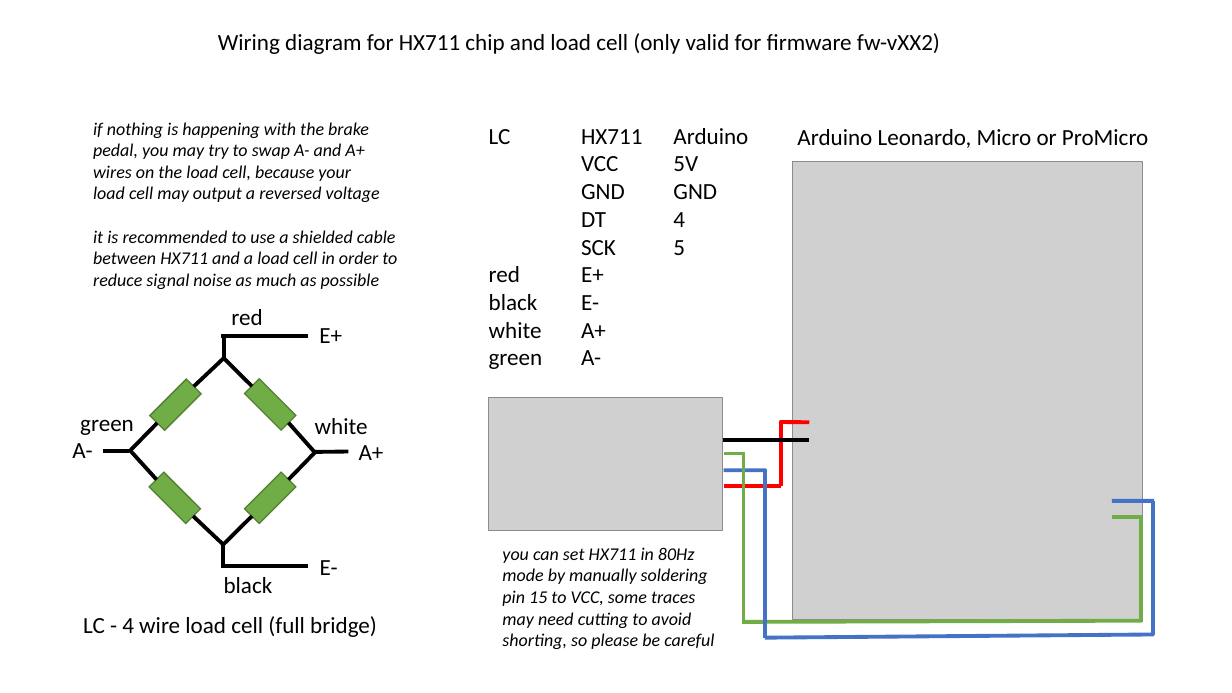
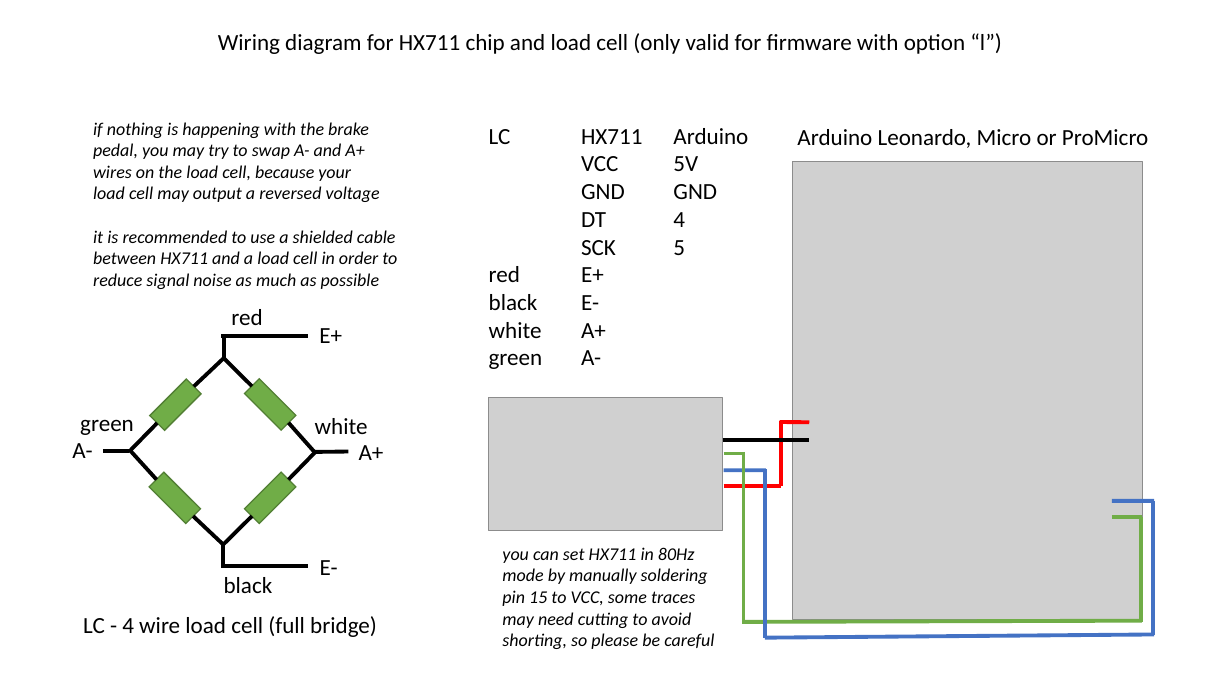
Before and after one commit to ranenbg/Arduino-FFB-wheel, a slide deck: slide 1 of brWheel_my/wirings/HX711_load_cell_wiring_diagram.pptx. Drawn at 1232x693 pixels with LibreOffice and Linux fonts; fonts in the diff are those of the drawing; grey boxes stand for pictures. Boxes give left, top, right and bottom in pixels: in the first picture for what was removed or moved away, otherwise in the second. Text is boxed around its words. In the diff, an @@ line names an element or a change of style, - is before the commit and + after.

Commit message:
updated wirings

```diff
--- a/brWheel_my/wirings/HX711_load_cell_wiring_diagram.pptx
+++ b/brWheel_my/wirings/HX711_load_cell_wiring_diagram.pptx
@@ text at <box>218,33,1002,54</box>: text changed @@
-Wiring diagram for HX711 chip and load cell (only valid for firmware fw-vXX2)
+Wiring diagram for HX711 chip and load cell (only valid for firmware with option “l”)
```
Also in this commit, not shown: 5 other files.
